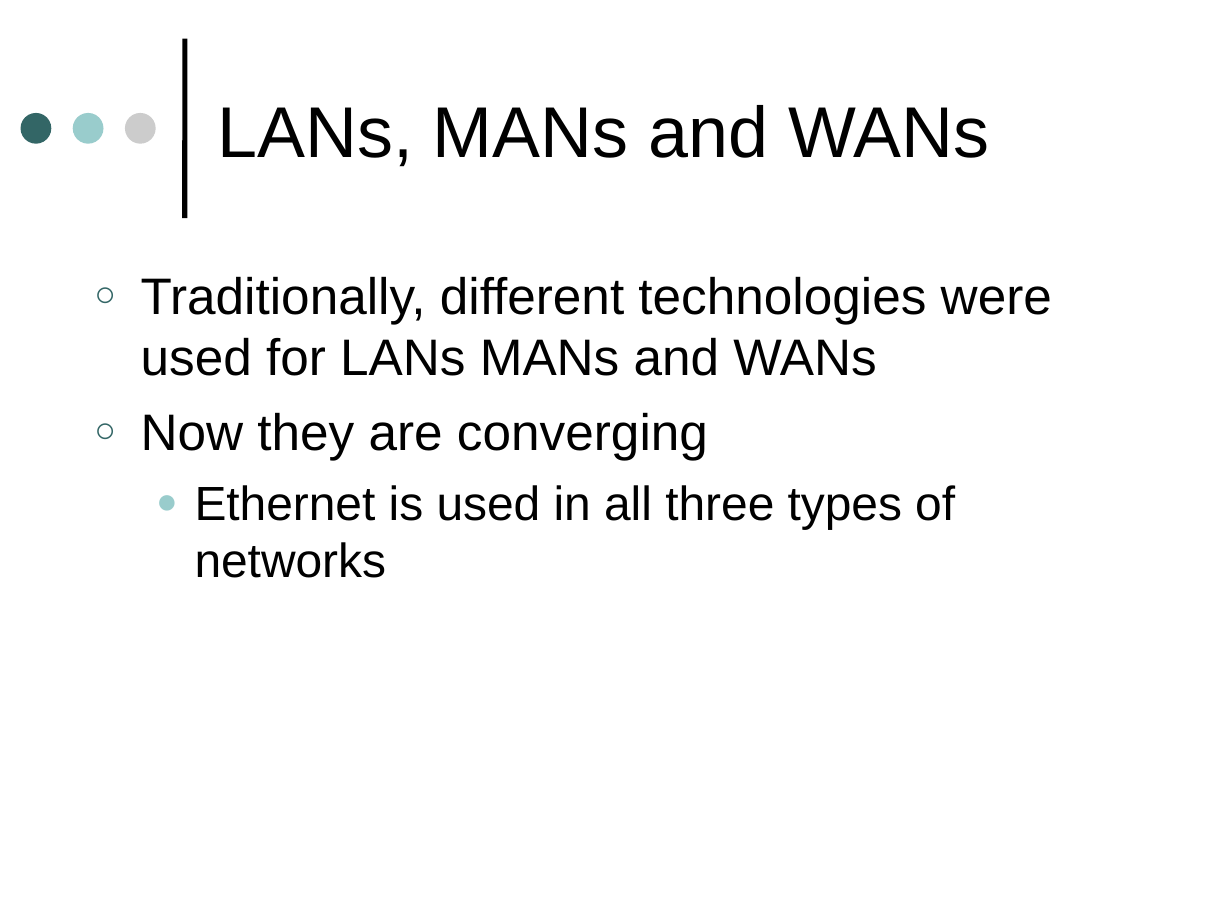
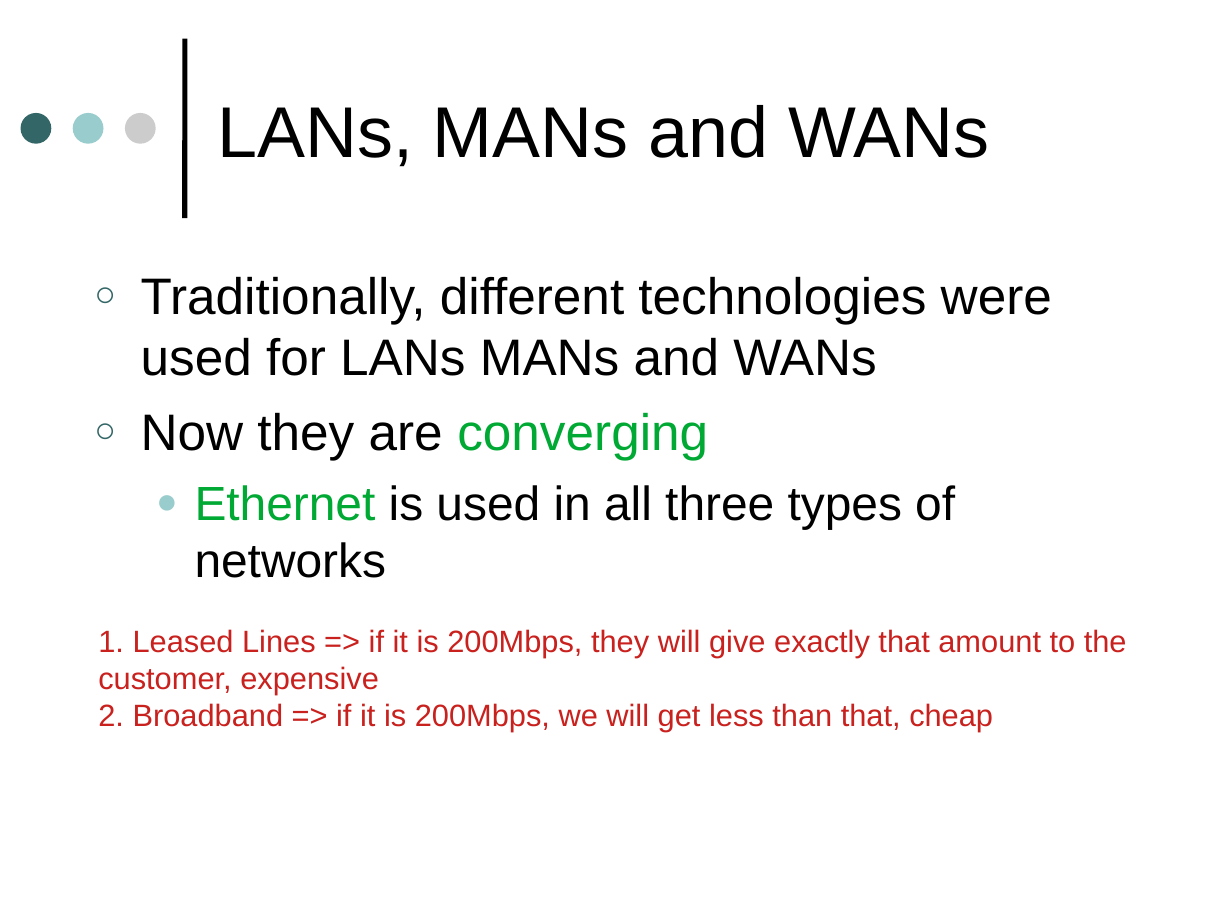
Before and after one commit to SahanWeerasiri/sem4, a slide deck: slide 4 of Computer Networks/WANs.odp. Drawn at 1232x924 pixels with LibreOffice and Linux fonts; fonts in the diff are those of the drawing. Boxes give left, top, right and bottom in pixels: in the first picture for what was removed or moved away, otherwise in the second. Text is boxed around its words. In the diff, an @@ line names an element or a change of style, - is before the commit and + after.

```diff
--- a/Computer Networks/WANs.odp
+++ b/Computer Networks/WANs.odp
@@ text at [141,412,955,578]: text colour #000000 to #00A933 in "converging", "Ethernet" @@
@@ text added at [98,629,1127,732], 18 pt, text #C9211E @@
+1. Leased Lines => if it is 200Mbps, they will give exactly that amount to the customer, expensive
+2. Broadband => if it is 200Mbps, we will get less than that, cheap
```
Also in this commit, not shown: 25 other slides changed.
